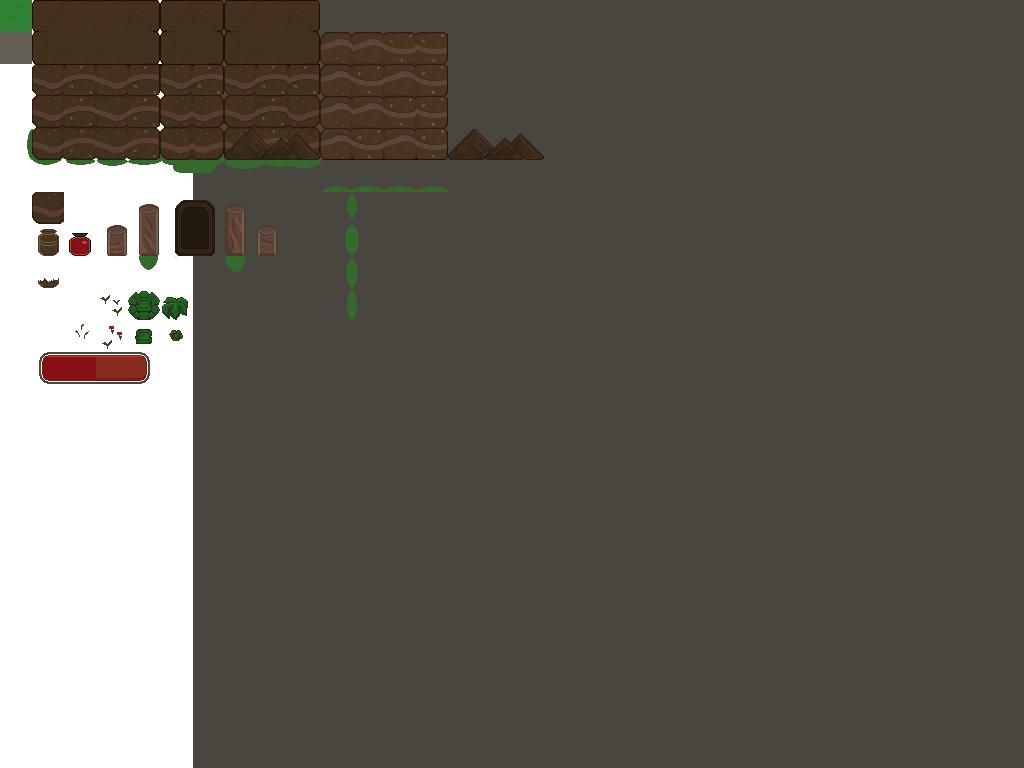
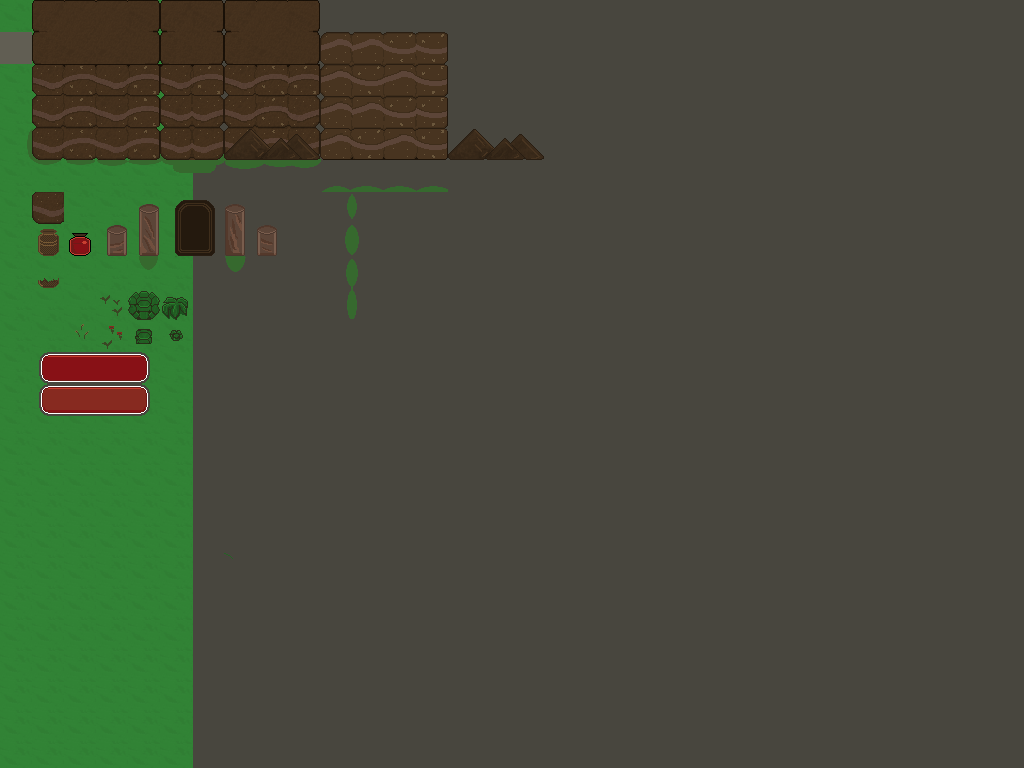
The second 1024x768 image is a revision of the first. Changes to its layers:
renamed "Health container" to "Health container full", painted on it over [left=39, top=352, right=150, bottom=416]
showed "Grass Tiles" over [left=0, top=0, right=193, bottom=768]
